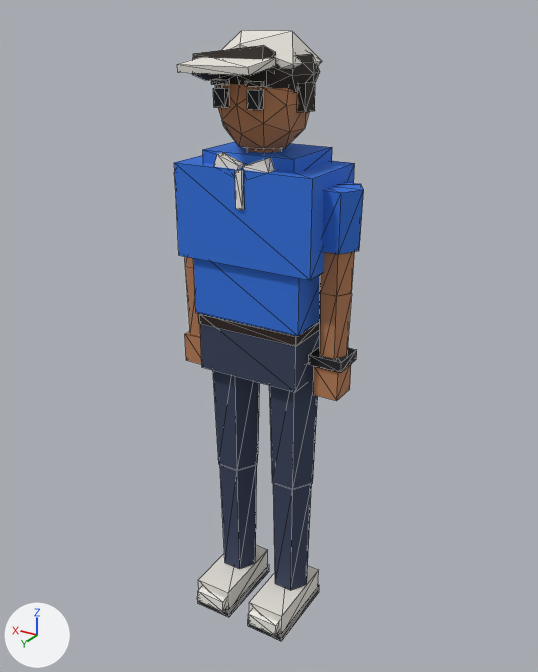
One commit to the glTF model web/public/assets/ped_citizen.glb: the scene before it, then after it.
Camera for both pictures: a camera (50 mm lens) standing at (-1.052, 1.684, 0.822) and looking at (-0.015, -0.045, -0.042). The axes (+X, +Y, +Z) are drawn at lower left. The lights are the same throughout. The picture after the commit comes second. Mesh edges are drawn as thin lines. Vertices at exactly the same position are counted once.

Objects in the first picture: 'ped_citizen'.
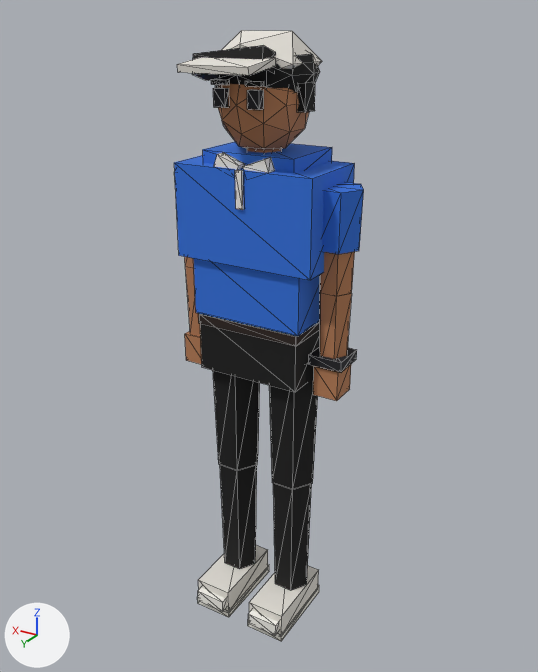
Scene script edits in JSON lines:
```json
{"block": "me_ped_citizen", "where": "me_ped_citizen.from_pydata(...)  # 426 vertices, 692 faces; spans x -0.29..0.29, y -0.2..0.19, z -1.0..0.79"}
{"block": "me_ped_citizen", "where": "# used by ob_ped_citizen; location = (0.0, 0.0, 0.0)"}
{"block": "me_ped_citizen", "change": "me_ped_citizen part 1: 140 faces centred in x -0.14..0.14, y -0.18..0.1, z 0.6..0.77 are repainted in the vertex colours; the middle colour goes from black #2a221c to black #000000"}
{"block": "me_ped_citizen", "change": "me_ped_citizen part 2: 92 faces centred in x -0.17..0.17, y -0.14..0.06, z -0.9..0.02 are repainted in the vertex colours; the middle colour goes from dark blue #35405a to black #0d0d0d"}
{"block": "me_ped_citizen", "change": "me_ped_citizen part 3: 24 faces centred in x -0.16..0.16, y -0.13..0.13, z -1.0..-0.97 are repainted in the vertex colours; the middle colour goes from black #2a2a2e to white #f2f0e6"}
```

Boxes (x1, y1, x2, y2) around the edits, measured in the pictures (538 x 672 px):
```json
{"part": 1, "of": "me_ped_citizen", "change": "recoloured", "before": [193, 45, 315, 107], "after": [193, 45, 315, 107]}
{"part": 2, "of": "me_ped_citizen", "change": "recoloured", "before": [200, 324, 320, 590], "after": [200, 324, 320, 590], "on screen": "dark blue to black"}
{"part": 3, "of": "me_ped_citizen", "change": "recoloured", "before": [198, 565, 319, 641], "after": [198, 565, 319, 641]}
```
